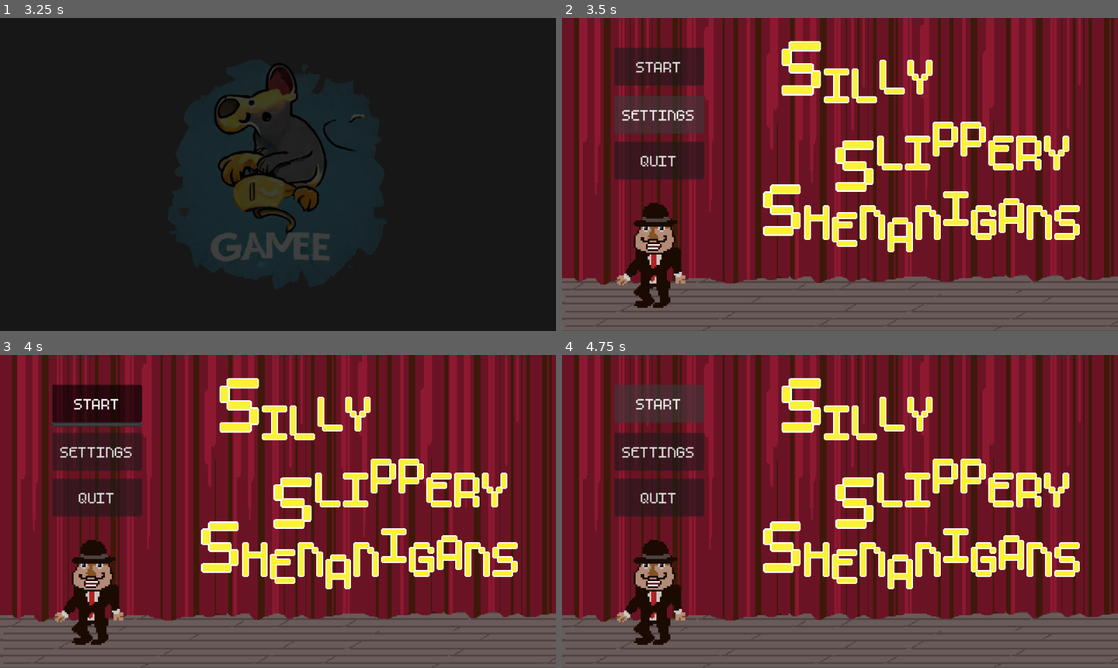
Above: before the commit, frames 1-4 (two rows, left to right).
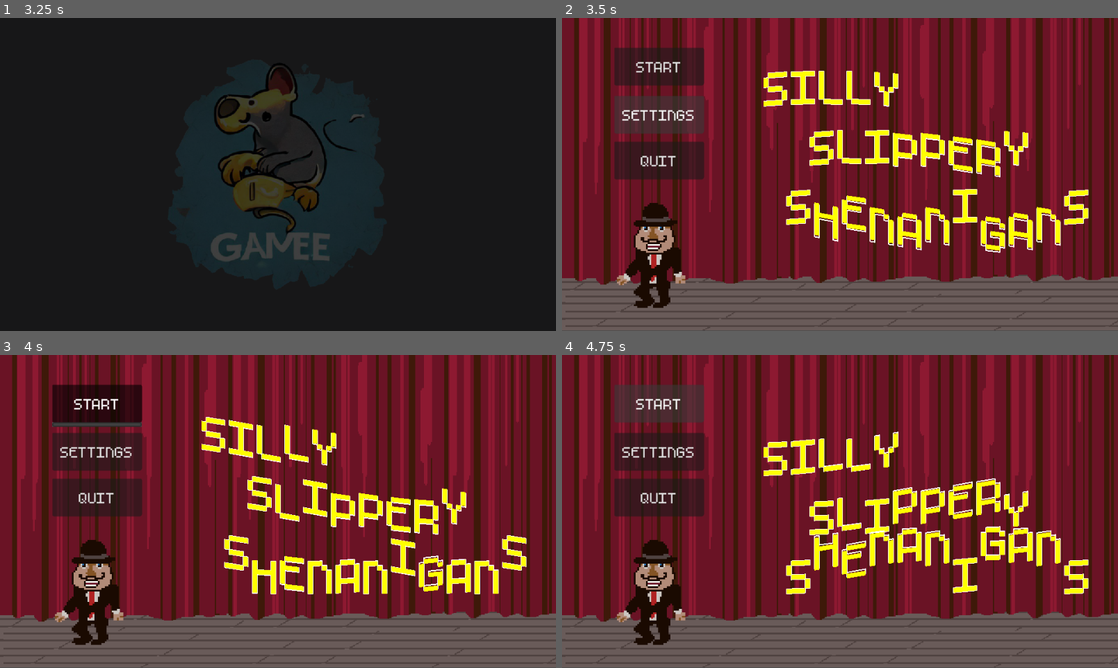
Above: after the commit, the same moments.

Repository: Rotta-Games/slapstick_lemmings
Game: Godot game, scene res://scenes/splash.tscn
Two runs of this game, one before a commit and one after it. Both use one fixed random seed, a clock stepped at 60 frames per second and the inputs below.
Inputs (mouse positions are in pixels of both pictures, inside the frame that each line leads up to):
- Up to frame 1 (3.25 s): tap Enter at 0.5, 2 s; move the mouse to (400, 158) at 0.52 s; hold D 0.53-1.25 s; click (400, 158) at 0.67 s; tap Space at 1.25 s; drag from (166, 190) to (250, 237) at 1.27 s; move the mouse to (333, 105) at 2.02 s; hold D 2.03-2.75 s; drag from (250, 237) to (111, 127) at 2.77 s
- Up to frame 2 (3.5 s): no input
- Up to frame 3 (4 s): click "START" at 3.5 s
- Up to frame 4 (4.75 s): click "START" at 4.25 s

Frame 1 is identical in both runs. In frame 2, 12% of the frame differs, in the area x 36-95%, y 7-76%; in frame 3, 13%; in frame 4, 13%, in the area x 36-95%, y 7-77%.

Commit message:
Add logo shader

Diff:
--- a/scenes/main.tscn
+++ b/scenes/main.tscn
@@ -1,10 +1,16 @@
-[gd_scene load_steps=6 format=3 uid="uid://cfaiung2qkht4"]
+[gd_scene load_steps=8 format=3 uid="uid://cfaiung2qkht4"]
 
 [ext_resource type="Script" path="res://scenes/main.gd" id="1_2wlp3"]
 [ext_resource type="Texture2D" uid="uid://clt24wi5f4h8a" path="res://assets/gfx/player.png" id="2_50ohi"]
-[ext_resource type="Texture2D" uid="uid://b87r3swibfhho" path="res://assets/gfx/bg.png" id="3_oge1y"]
-[ext_resource type="FontFile" uid="uid://bm05epdvoc4xt" path="res://assets/fonts/m5x7.ttf" id="3_rfbr6"]
+[ext_resource type="Texture2D" uid="uid://bw0gypfq4v64i" path="res://assets/gfx/bg.png" id="3_oge1y"]
+[ext_resource type="FontFile" uid="uid://dh7nj4hmaphn4" path="res://assets/fonts/m5x7.ttf" id="3_rfbr6"]
 [ext_resource type="Texture2D" uid="uid://c3tttalllje6t" path="res://assets/gfx/logo.png" id="5_emx5h"]
+[ext_resource type="Shader" path="res://scripts/wavy_text.gdshader" id="6_l10os"]
+
+[sub_resource type="ShaderMaterial" id="ShaderMaterial_vpkvm"]
+shader = ExtResource("6_l10os")
+shader_parameter/height = 3.0
+shader_parameter/speed = 3.0
 
 [node name="Main" type="Node2D"]
 script = ExtResource("1_2wlp3")
@@ -62,5 +68,27 @@
 texture = ExtResource("2_50ohi")
 
 [node name="Logo" type="Sprite2D" parent="."]
+visible = false
 position = Vector2(628, 271)
 texture = ExtResource("5_emx5h")
+
+[node name="RichTextLabel" type="RichTextLabel" parent="."]
+material = SubResource("ShaderMaterial_vpkvm")
+offset_left = 348.0
+offset_top = -214.0
+offset_right = 930.0
+offset_bottom = 634.0
+theme_override_fonts/normal_font = ExtResource("3_rfbr6")
+theme_override_font_sizes/normal_font_size = 128
+bbcode_enabled = true
+text = "[color=\"yellow\"]
+[outline_color=\"white\"]
+[outline_size=4]
+SILLY
+  SLIPPERY
+ SHENANIGANS
+[/outline_size]
+[/outline_color]
+[/color]"
+scroll_active = false
+autowrap_mode = 0
--- /dev/null
+++ b/scripts/wavy_text.gdshader
@@ -0,0 +1,20 @@
+shader_type canvas_item;
+
+uniform float height = 25.0;
+uniform float speed = 4.0;
+
+void vertex() {
+    // Calculate screen size from projection matrix
+	// Called for every vertex the material is visible on.
+	VERTEX.y += height * 10.0 * sin((UV.x) * 6.0 + (speed * TIME));
+}
+
+void fragment() {
+	// COLOR.rgb = vec4(1.0, 1.0, 0.5, 1.0).rgb;
+	// Called for every pixel the material is visible on.
+}
+
+//void light() {
+	// Called for every pixel for every light affecting the CanvasItem.
+	// Uncomment to replace the default light processing function with this one.
+//}
